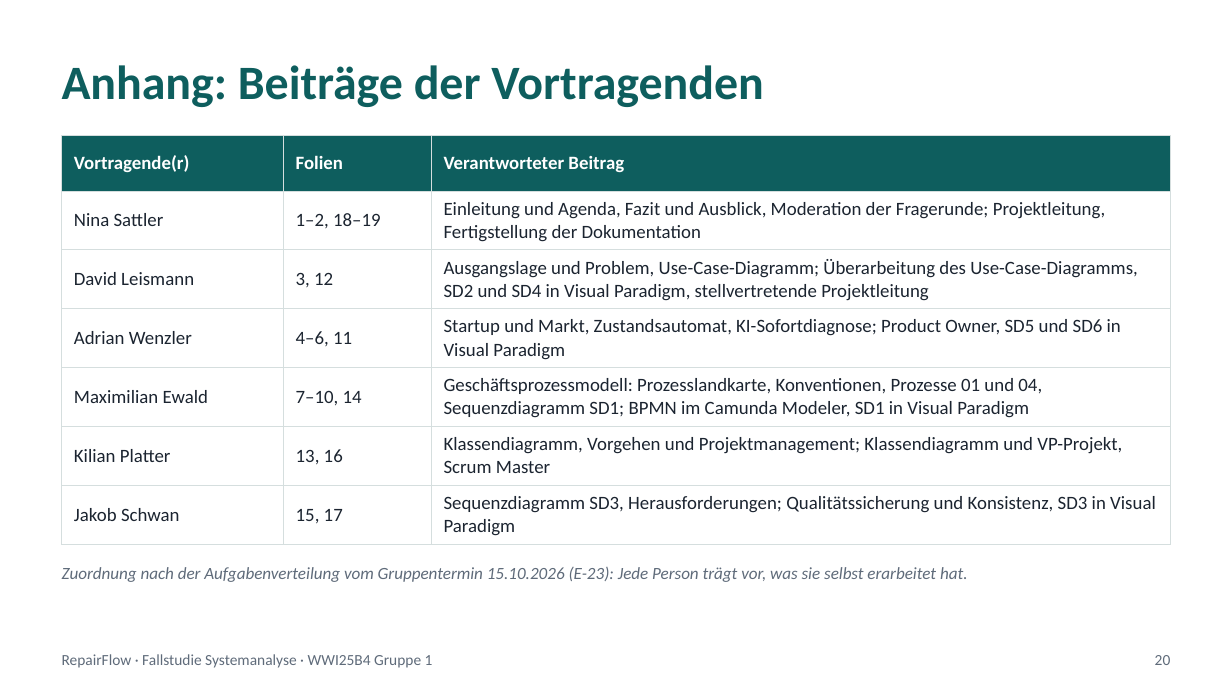
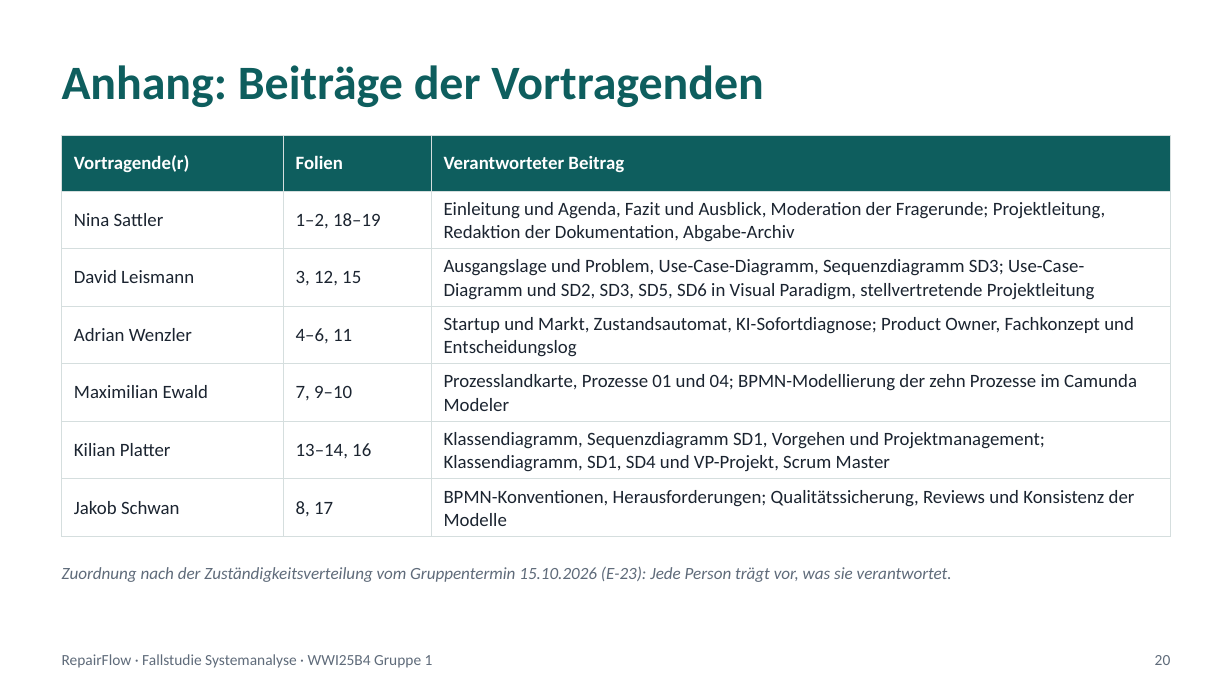
Before and after one commit to jakobschwan123-cmd/casestudy-semester-3, a slide deck: slide 20 of 4_praesentation/Abschlusspraesentation.pptx. Drawn at 1232x693 pixels with LibreOffice and Linux fonts; fonts in the diff are those of the drawing. Boxes give left, top, right and bottom in pixels: in the first picture for what was removed or moved away, otherwise in the second. Text is boxed around its words. In the diff, an @@ line names an element or a change of style, - is before the commit and + after.

```diff
--- a/4_praesentation/Abschlusspraesentation.pptx
+++ b/4_praesentation/Abschlusspraesentation.pptx
@@ table at (62, 136, 1170, 530) @@
-row 2, column 3: Einleitung und Agenda, Fazit und Ausblick, Moderation der Fragerunde; Projektleitung, Fertigstellung der Dokumentation
+row 2, column 3: Einleitung und Agenda, Fazit und Ausblick, Moderation der Fragerunde; Projektleitung, Redaktion der Dokumentation, Abgabe-Archiv
-row 3, column 2: 3, 12
+row 3, column 2: 3, 12, 15
-row 3, column 3: Ausgangslage und Problem, Use-Case-Diagramm; Überarbeitung des Use-Case-Diagramms, SD2 und SD4 in Visual Paradigm, stellvertretende Projektleitung
+row 3, column 3: Ausgangslage und Problem, Use-Case-Diagramm, Sequenzdiagramm SD3; Use-Case-Diagramm und SD2, SD3, SD5, SD6 in Visual Paradigm, stellvertretende Projektleitung
-row 4, column 3: Startup und Markt, Zustandsautomat, KI-Sofortdiagnose; Product Owner, SD5 und SD6 in Visual Paradigm
+row 4, column 3: Startup und Markt, Zustandsautomat, KI-Sofortdiagnose; Product Owner, Fachkonzept und Entscheidungslog
-row 5, column 2: 7–10, 14
+row 5, column 2: 7, 9–10
-row 5, column 3: Geschäftsprozessmodell: Prozesslandkarte, Konventionen, Prozesse 01 und 04, Sequenzdiagramm SD1; BPMN im Camunda Modeler, SD1 in Visual Paradigm
+row 5, column 3: Prozesslandkarte, Prozesse 01 und 04; BPMN-Modellierung der zehn Prozesse im Camunda Modeler
-row 6, column 2: 13, 16
+row 6, column 2: 13–14, 16
-row 6, column 3: Klassendiagramm, Vorgehen und Projektmanagement; Klassendiagramm und VP-Projekt, Scrum Master
+row 6, column 3: Klassendiagramm, Sequenzdiagramm SD1, Vorgehen und Projektmanagement; Klassendiagramm, SD1, SD4 und VP-Projekt, Scrum Master
-row 7, column 2: 15, 17
+row 7, column 2: 8, 17
-row 7, column 3: Sequenzdiagramm SD3, Herausforderungen; Qualitätssicherung und Konsistenz, SD3 in Visual Paradigm
+row 7, column 3: BPMN-Konventionen, Herausforderungen; Qualitätssicherung, Reviews und Konsistenz der Modelle
@@ text at (62, 566, 952, 582): text changed @@
-Zuordnung nach der Aufgabenverteilung vom Gruppentermin 15.10.2026 (E-23): Jede Person trägt vor, was sie selbst erarbeitet hat.
+Zuordnung nach der Zuständigkeitsverteilung vom Gruppentermin 15.10.2026 (E-23): Jede Person trägt vor, was sie verantwortet.
```
Also in this commit, not shown: 4 other slides changed, 28 other files.
